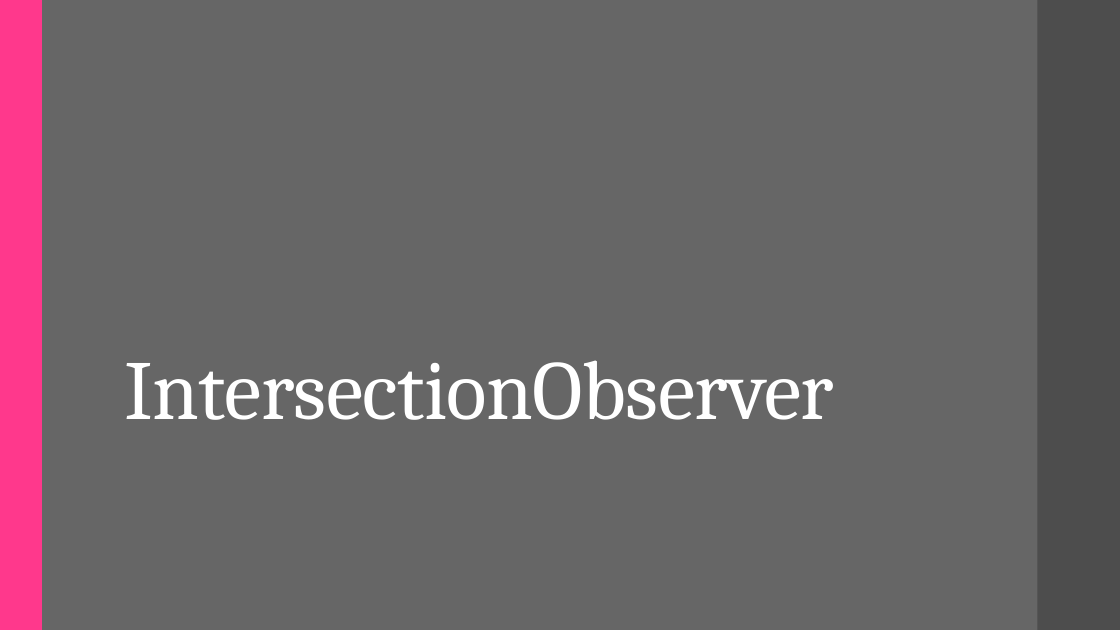
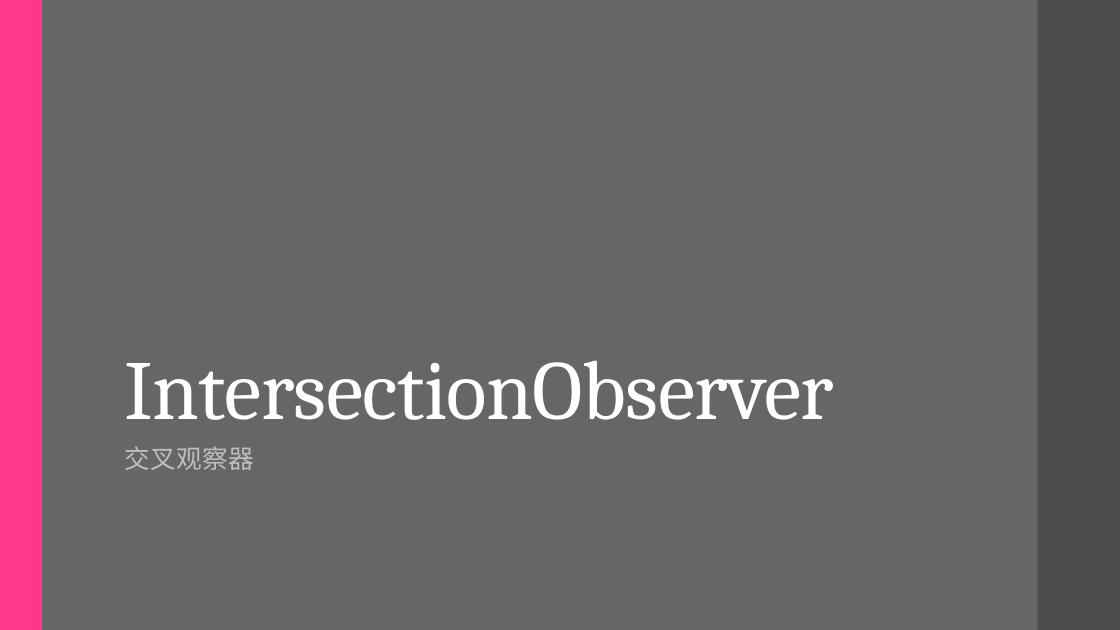
Before and after one commit to uaoin/IntersectionObserver-API, a slide deck: slide 1 of IntersectionObserver.pptx. Drawn at 1120x630 pixels with LibreOffice and Linux fonts; fonts in the diff are those of the drawing. Boxes give left, top, right and bottom in pixels: in the first picture for what was removed or moved away, otherwise in the second. Text is boxed around its words. In the diff, an @@ line names an element or a change of style, - is before the commit and + after.

Commit message:
done

```diff
--- a/IntersectionObserver.pptx
+++ b/IntersectionObserver.pptx
@@ subtitle added at box(124, 446, 253, 470), 22 pt, text #BFBFBF @@
+交叉观察器
```
